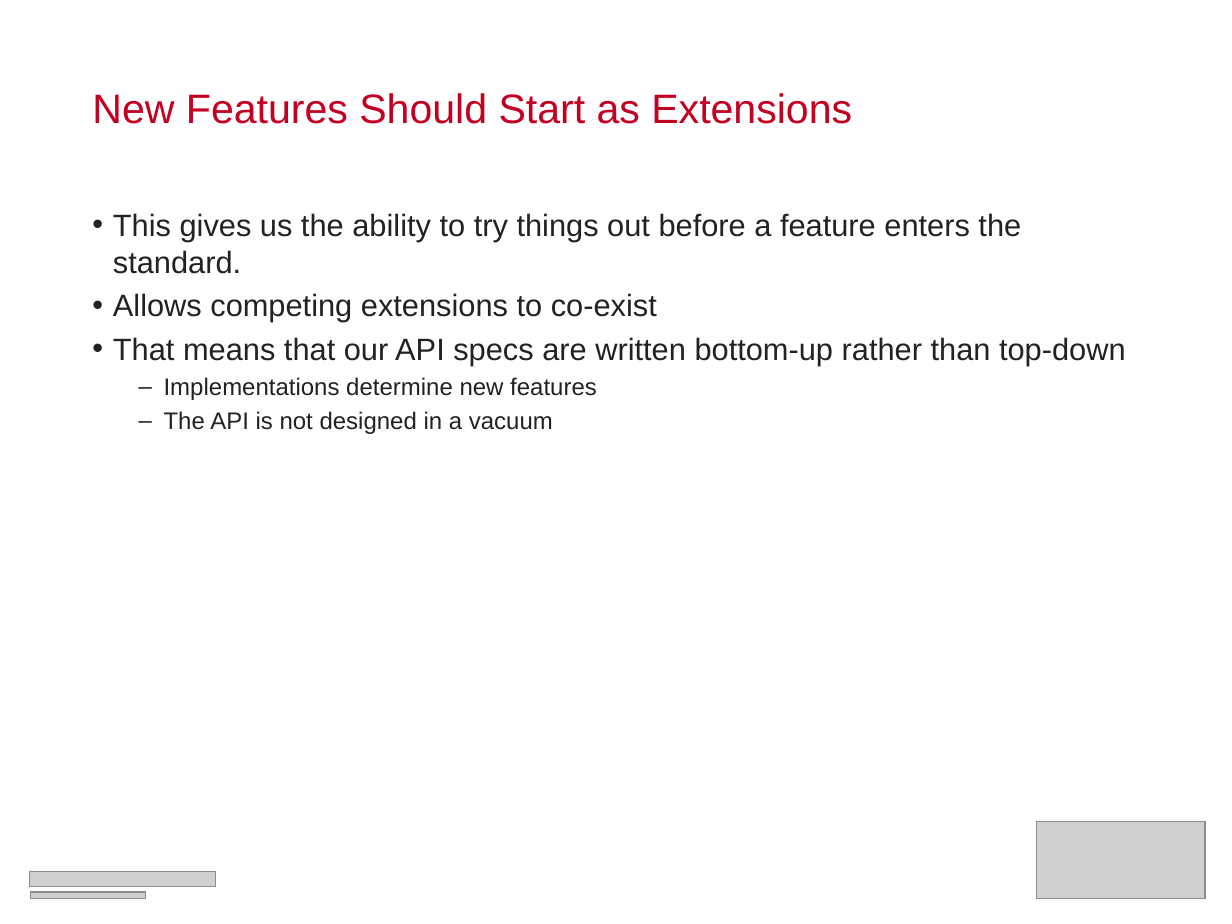
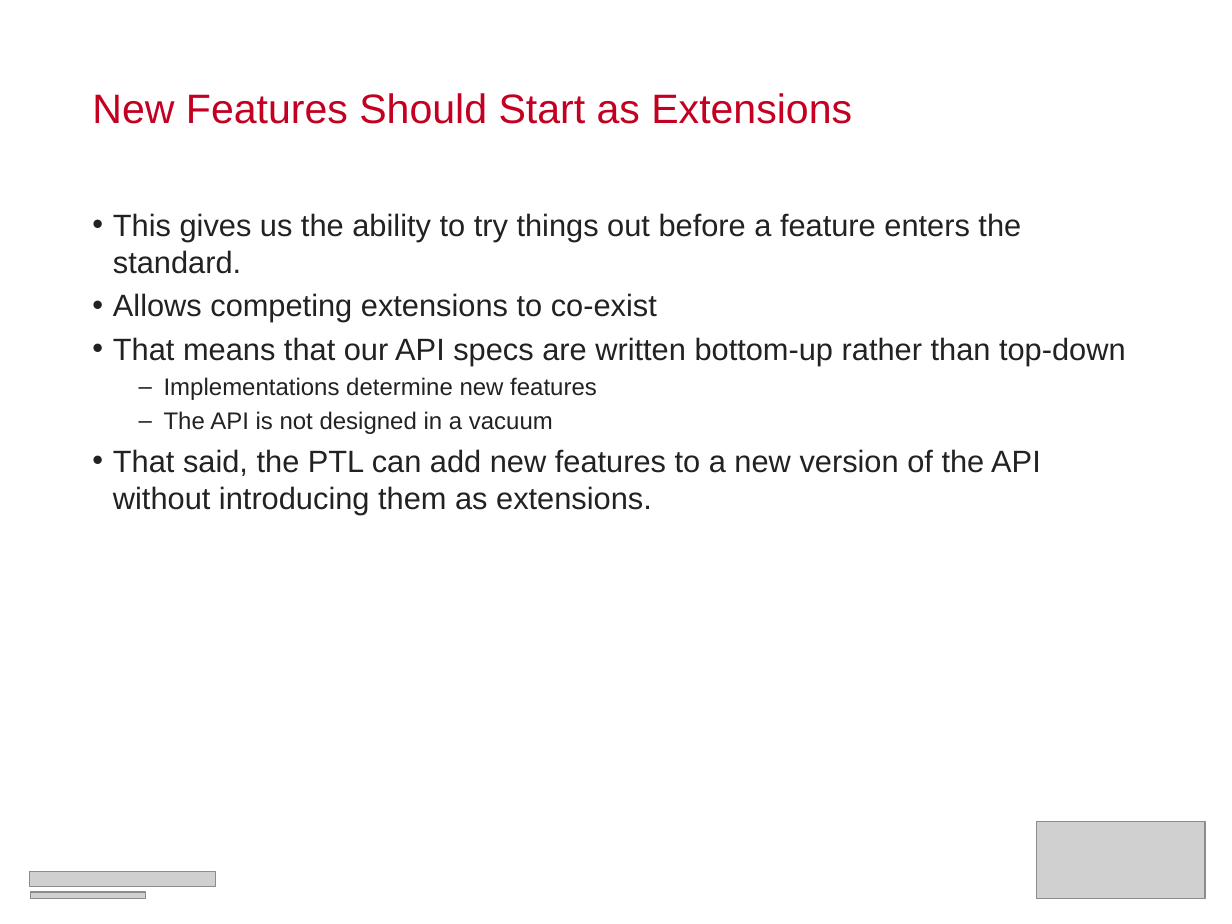
Before and after one commit to RackerWilliams/OpenStack-Extensions, a slide deck: slide 36 of Extensions.ppt (slide 37 before the commit). Drawn at 1232x924 pixels with LibreOffice and Linux fonts; fonts in the diff are those of the drawing; grey boxes stand for pictures. Boxes give left, top, right and bottom in pixels: in the first picture for what was removed or moved away, otherwise in the second. Text is boxed around its words. In the diff, an @@ line names an element or a change of style, - is before the commit and + after.

```diff
--- a/Extensions.ppt
+++ b/Extensions.ppt
@@ text at [113,449,1041,514]: paragraph added @@
+• That said, the PTL can add new features to a new version of the API without introducing them as extensions.
```
Also in this commit, not shown: 16 other slides changed, 3 slides added, 12 slides removed.
